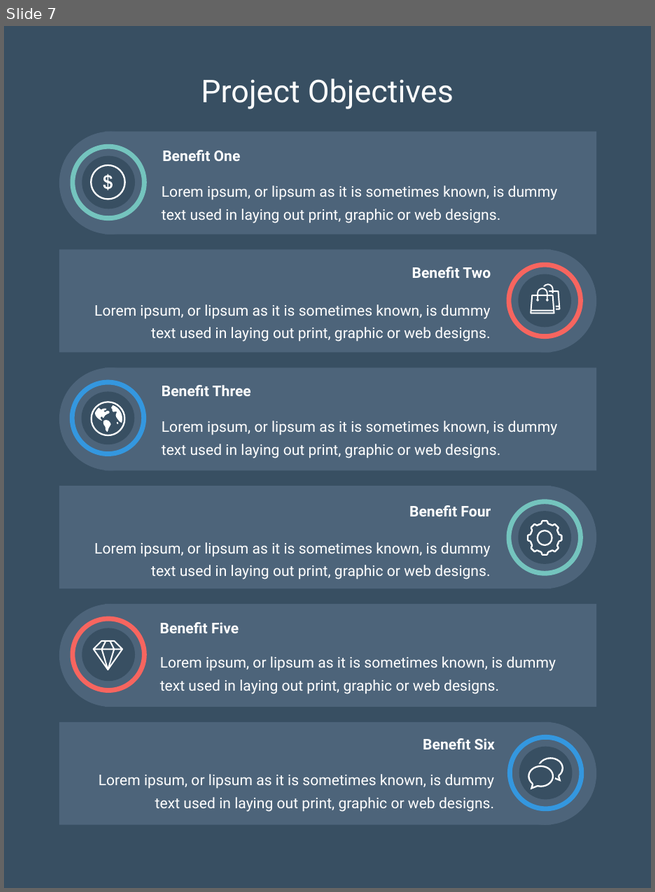
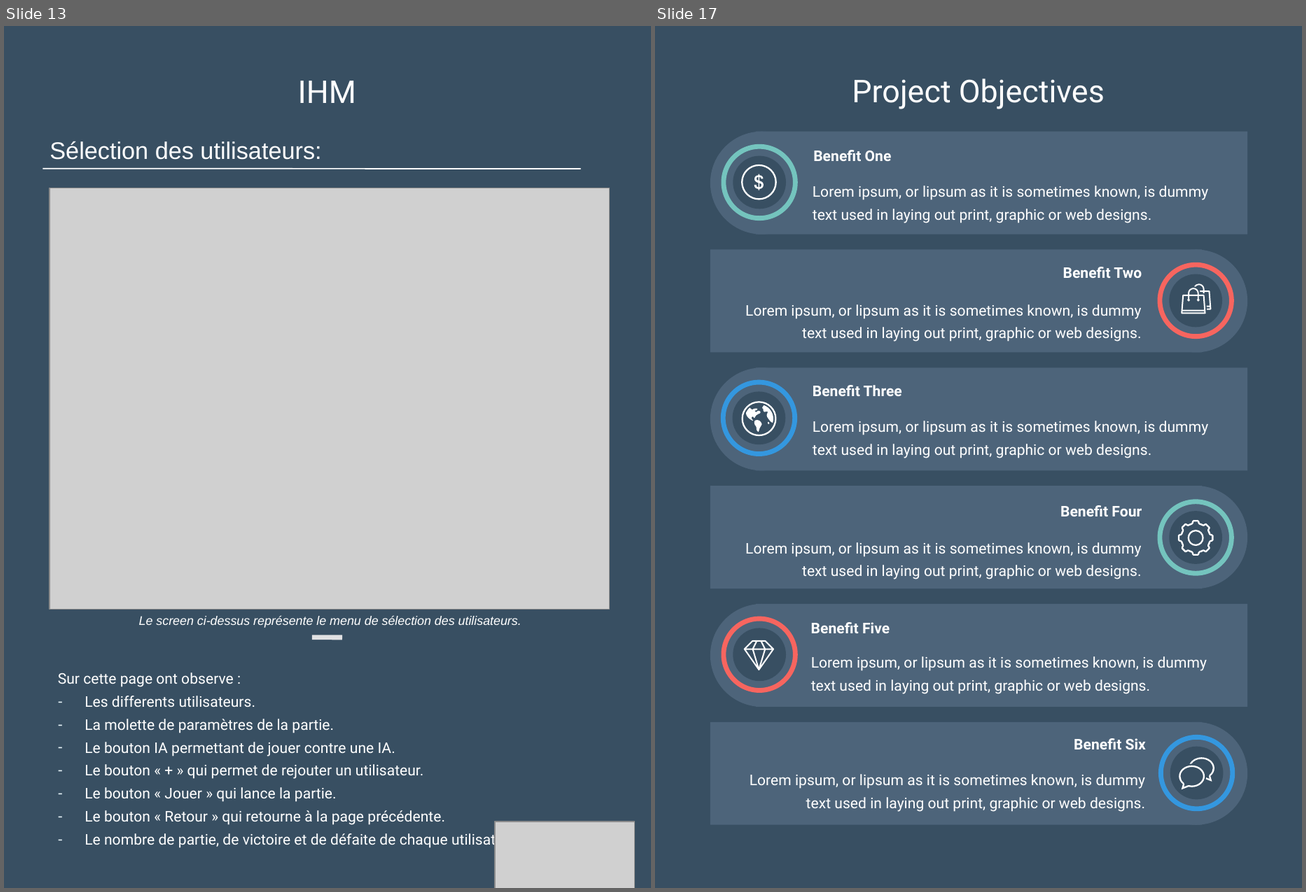
Before and after one commit to Loicpln/Projet_Algo_N2, a slide deck: Elements de presentation/Soutenance finale.pptx. Shown side by side, each under a label of ours: slide 7 before the commit, slides 13 and 17 after it; the slides between them are not shown. The pictures are 655x892 and 1306x892 pixels, drawn with LibreOffice and Linux fonts; fonts in the diff are those of the drawing; grey boxes stand for pictures. Boxes give left, top, right and bottom in pixels: in the first picture for what was removed or moved away, otherwise in the second. Text is boxed around its words. In the diff, an @@ line names an element or a change of style, - is before the commit and + after.

```diff
--- a/Elements de presentation/Soutenance finale.pptx
+++ b/Elements de presentation/Soutenance finale.pptx
@@ slide 13 added at [4,26,651,888], background #384F62 @@
@@ text added at [298,81,356,103], 26.3 pt, text #FFFFFF @@
+IHM
@@ text added at [50,141,321,160], 20 pt, text #FFFFFF @@
+Sélection des utilisateurs:
@@ line added from (42, 168) to (581, 170), #FFFFFF 1 pt @@
@@ picture added at [50,188,610,610] @@
@@ text added at [139,616,521,628], 10.5 pt, text #FFFFFF, italic @@
+Le screen ci-dessus représente le menu de sélection des utilisateurs.
@@ line added from (312, 637) to (342, 637), #E1E1E3 4 pt @@
@@ text added at [58,673,519,849], 12.3 pt, text #FFFFFF @@
+Sur cette page ont observe :
+– Les differents utilisateurs.
+– La molette de paramètres de la partie.
+– Le bouton IA permettant de jouer contre une IA.
+– Le bouton « + » qui permet de rejouter un utilisateur.
+– Le bouton « Jouer » qui lance la partie.
+– Le bouton « Retour » qui retourne à la page précédente.
+– Le nombre de partie, de victoire et de défaite de chaque utilisateur.
@@ picture added at [495,822,635,888] @@
@@ what was slide 7 is now slide 17 @@
```
Also in this commit, not shown: 6 slides changed, 9 other slides added, 2 slides removed, 8 other files.
